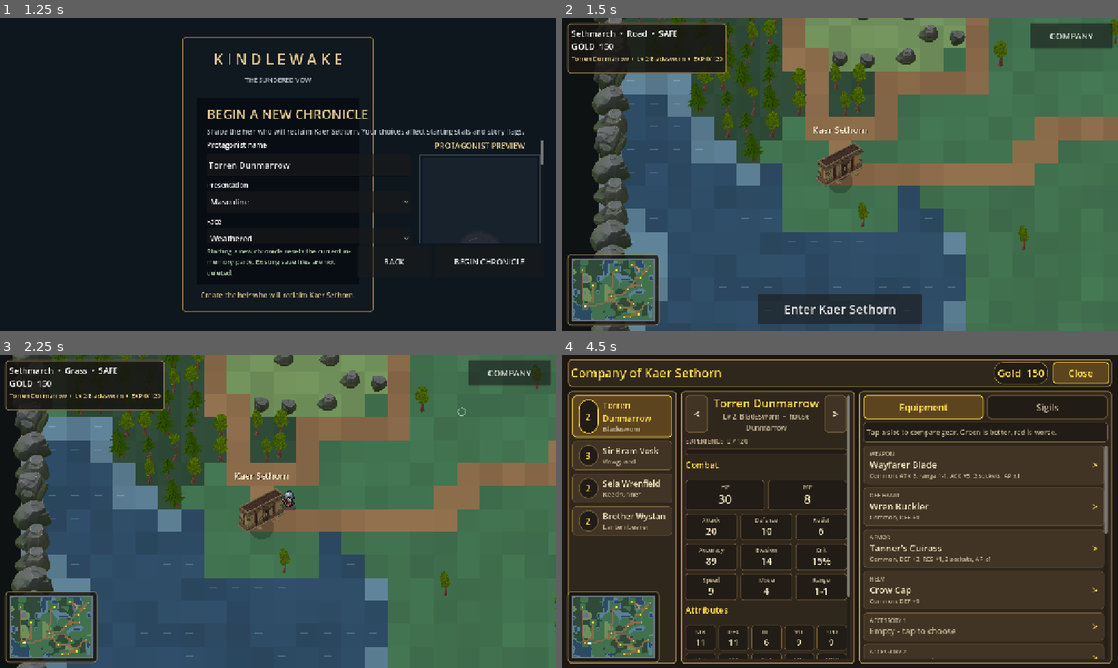
Above: before the commit, frames 1-4 (two rows, left to right).
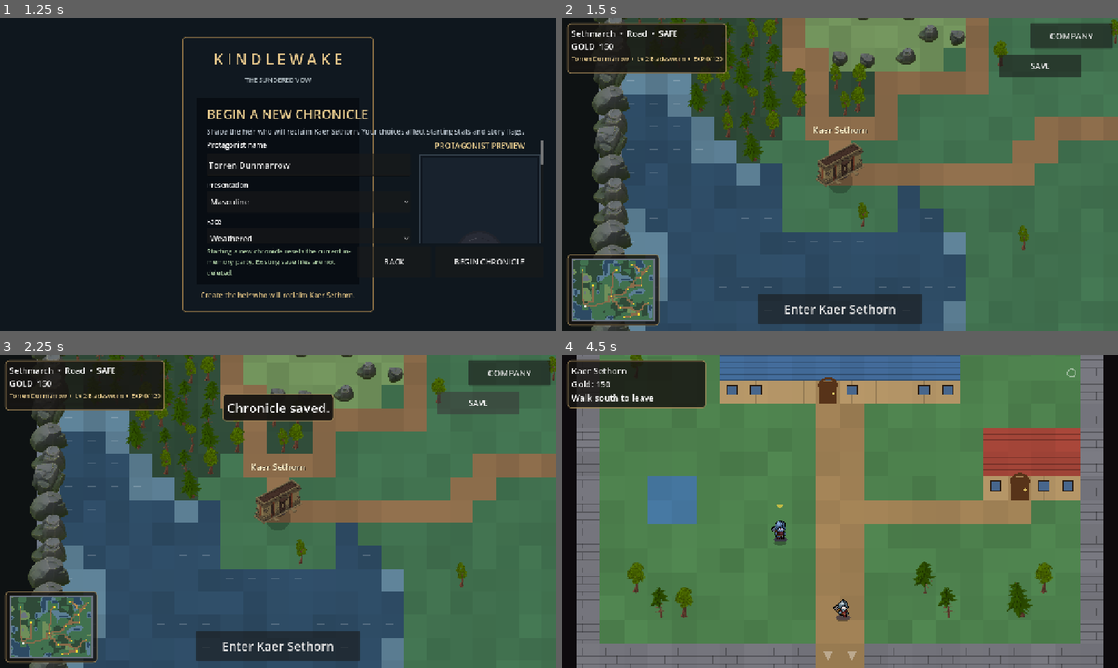
Above: after the commit, the same moments.

Repository: ninjun42215-gif/KindleWake
Game: Godot game, scene res://TitleScreen.tscn
Two runs of this game, one before a commit and one after it. Both use one fixed random seed, a clock stepped at 60 frames per second and the inputs below.
Inputs (mouse positions are in pixels of both pictures, inside the frame that each line leads up to):
- Up to frame 1 (1.25 s): click "NEW GAME" at 0.5 s
- Up to frame 2 (1.5 s): click "BEGIN CHRONICLE" at 1.25 s
- Up to frame 3 (2.25 s): click (478, 401) at 2 s, where only the run after the commit has a clickable "SAVE"
- Up to frame 4 (4.5 s): click (840, 646) at 2.75 s, where only the run after the commit has a clickable "Enter Kaer Sethorn"; click (840, 533) at 3.5 s, where only the run after the commit has a clickable "Enter Kaer Sethorn"; click (1073, 373) at 4.25 s, where only the run before the commit has a clickable "COMPANY"

Frame 1 is identical in both runs. In frame 2, 1.0% of the frame differs, in the area x 78-94%, y 11-19%; in frame 3, 32%; in frame 4, 94%, in the area x 0-99%, y 0-100%.

Commit message:
feat: add manual campaign save action to overworld HUD

Diff:
--- a/Kindlewake/scripts/ui/world_scene.gd
+++ b/Kindlewake/scripts/ui/world_scene.gd
@@ -606,6 +606,11 @@
     root.add_child(company_btn)
     company_btn.set_anchors_and_offsets_preset(Control.PRESET_TOP_RIGHT, Control.PRESET_MODE_MINSIZE, 12)
     company_btn.grow_horizontal = Control.GROW_DIRECTION_BEGIN
+    var save_btn := _btn("SAVE", _save_campaign_manual, 18)
+    save_btn.custom_minimum_size = Vector2(190, 52)
+    root.add_child(save_btn)
+    save_btn.set_anchors_and_offsets_preset(Control.PRESET_TOP_RIGHT, Control.PRESET_MODE_MINSIZE, 84)
+    save_btn.grow_horizontal = Control.GROW_DIRECTION_BEGIN
 
     # Top-centre: ambush banner
     banner = _hud_panel(0.95)
@@ -656,6 +661,18 @@
     party_screen.visible = false
     party_screen.closed.connect(_on_party_closed)
 
+
+
+func _save_campaign_manual() -> void:
+    GameState.world_pos = player_pos
+    if GameState.save_campaign("1"):
+        GameState.campaign_slot = "1"
+        banner_label.text = "Chronicle saved."
+        banner.visible = true
+        get_tree().create_timer(2.0).timeout.connect(func(): banner.visible = false)
+    else:
+        banner_label.text = "Could not save chronicle."
+        banner.visible = true
 
 func _on_new_chronicle_pressed() -> void:
     if creator_screen != null:
